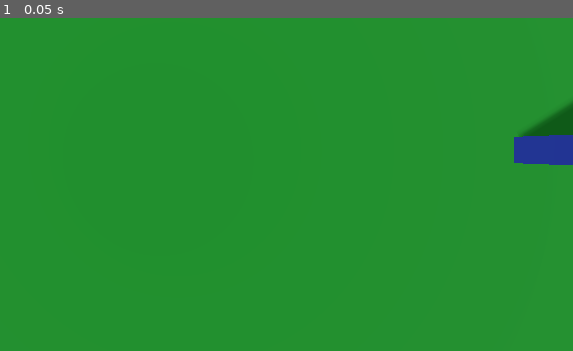
Above: before the commit, frame 1.
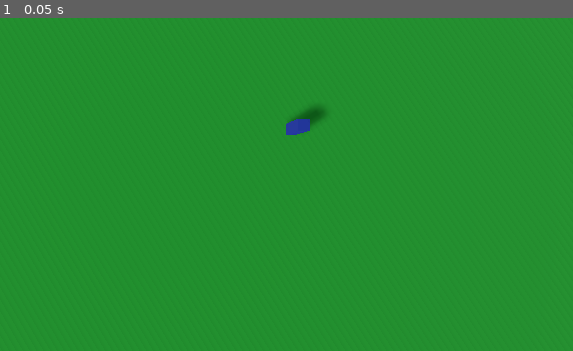
Above: after the commit, the same moment.

Repository: jarneson/monorepo
Game: Godot game, scene res://scenes/world.tscn
Same seed, same stepped clock (60 frames per second), same inputs: the game is played once before the commit and once after it. This scene is started directly instead of the project's main scene.
Inputs:
- Up to frame 1 (0.05 s): no input

The runs differ from the first frame. In frame 1, 1.7% of the frame differs, in the area x 49-100%, y 25-45%.
Error after the commit: Attempt to call function 'connect' in base 'null instance' on a null instance. (res://scripts/game/players.gd:14)

Commit message:
Automatic publish from private repository

Diff:
--- /dev/null
+++ b/multiplayer-survivors/scenes/abilities/slash.gd
@@ -0,0 +1,19 @@
+extends Spatial
+
+export var angle: float = 45
+export var duration: float = 0.3
+
+func _ready():
+	self.transform = self.transform.rotated(Vector3.UP, -deg2rad(angle))
+
+onready var lifetime = duration
+
+func _physics_process(delta):
+	lifetime -= delta
+	if lifetime <= 0:
+		queue_free()
+	else:
+		self.transform.basis = self.transform.basis.rotated(Vector3.UP, deg2rad(delta*2*angle/duration))
+
+func _on_Area_body_entered(body):
+	print(body)
--- /dev/null
+++ b/multiplayer-survivors/scenes/abilities/slash.tscn
@@ -0,0 +1,28 @@
+[gd_scene load_steps=4 format=2]
+
+[ext_resource path="res://scenes/abilities/slash.gd" type="Script" id=1]
+
+[sub_resource type="PlaneMesh" id=1]
+size = Vector2( 0.1, 3 )
+
+[sub_resource type="BoxShape" id=2]
+extents = Vector3( 0.05, 0.1, 1.5 )
+
+[node name="Slash" type="Spatial"]
+script = ExtResource( 1 )
+
+[node name="MeshInstance" type="MeshInstance" parent="."]
+transform = Transform( 1, 0, 0, 0, 1, 0, 0, 0, 1, 0, 1, -2.5 )
+mesh = SubResource( 1 )
+material/0 = null
+
+[node name="Area" type="Area" parent="."]
+transform = Transform( 1, 0, 0, 0, 1, 0, 0, 0, 1, 0, 1, 0 )
+collision_layer = 16
+collision_mask = 16
+
+[node name="CollisionShape" type="CollisionShape" parent="Area"]
+transform = Transform( 1, 0, 0, 0, 1, 0, 0, 0, 1, 0, 0, -2.5 )
+shape = SubResource( 2 )
+
+[connection signal="body_entered" from="Area" to="." method="_on_Area_body_entered"]
--- a/multiplayer-survivors/scenes/enemy.tscn
+++ b/multiplayer-survivors/scenes/enemy.tscn
@@ -18,6 +18,7 @@
 height = 0.4
 
 [node name="Enemy" type="KinematicBody" groups=["enemies"]]
+collision_layer = 17
 script = ExtResource( 3 )
 
 [node name="CollisionShape" type="CollisionShape" parent="."]
--- a/multiplayer-survivors/scenes/player.tscn
+++ b/multiplayer-survivors/scenes/player.tscn
@@ -1,8 +1,11 @@
-[gd_scene load_steps=8 format=2]
+[gd_scene load_steps=11 format=2]
 
 [ext_resource path="res://scripts/game/player_physics.gd" type="Script" id=1]
 [ext_resource path="res://scripts/game/player_inputs.gd" type="Script" id=2]
 [ext_resource path="res://scripts/game/player.gd" type="Script" id=3]
+[ext_resource path="res://scripts/game/ability_spawner.gd" type="Script" id=4]
+[ext_resource path="res://scenes/abilities/slash.tscn" type="PackedScene" id=5]
+[ext_resource path="res://scripts/game/player_abilities.gd" type="Script" id=6]
 
 [sub_resource type="CapsuleShape" id=1]
 height = 2.0
@@ -39,3 +42,11 @@
 
 [node name="Inputs" type="Node" parent="."]
 script = ExtResource( 2 )
+
+[node name="Abilities" type="Spatial" parent="."]
+script = ExtResource( 6 )
+
+[node name="Slash" type="Spatial" parent="Abilities"]
+script = ExtResource( 4 )
+scene = ExtResource( 5 )
+cooldown = 1.0
--- a/multiplayer-survivors/scenes/world.tscn
+++ b/multiplayer-survivors/scenes/world.tscn
@@ -44,10 +44,10 @@
 player_scene = ExtResource( 1 )
 
 [node name="Camera" type="Camera" parent="."]
-transform = Transform( 1, 0, 0, 0, -4.37114e-08, 1, 0, -1, -4.37114e-08, 0, 16.5144, 0 )
+transform = Transform( 1, 0, 0, 0, 0.0623723, 0.998053, 0, -0.998053, 0.0623723, 0, 40, 5 )
 script = ExtResource( 3 )
 
 [node name="Enemies" type="Spatial" parent="."]
 
 [node name="Enemy" parent="Enemies" instance=ExtResource( 4 )]
-transform = Transform( 1, 0, 0, 0, 1, 0, 0, 0, 1, 17.4915, 0, 0 )
+transform = Transform( 1, 0, 0, 0, 1, 0, 0, 0, 1, 14.2115, 0, 0 )
--- a/multiplayer-survivors/scripts/base_classes/networked_node.gd
+++ b/multiplayer-survivors/scripts/base_classes/networked_node.gd
@@ -8,7 +8,10 @@
 
 var trusted_peer: int = 1
 
+onready var network = get_tree().get_current_scene().get_node("Network")
+
 func _ready():
+	network.connect("player_disconnected", self, "end_connection")
 	rpc_id(1, "new_connection", my_peer_id)
 
 func _exit_tree():
@@ -23,8 +26,12 @@
 master func end_connection(peer_id):
 	print("%s erasing %s" % [name, peer_id])
 	connected_peers.erase(peer_id)
+	_end_connection(peer_id)
 
 master func _new_connection(_peer_id):
+	pass
+
+master func _end_connection(_peer_id):
 	pass
 
 puppetsync func _connected():
@@ -51,6 +58,7 @@
 		var data = _process_data(delta)
 		if not data:
 			return
+		_apply_process(data)
 		fan_out_unreliable("_apply_process", data)
 
 func _process_data(_delta):
@@ -64,6 +72,7 @@
 		var data = _physics_process_data(delta)
 		if not data:
 			return
+		_physics_process_data(data)
 		fan_out_unreliable("_apply_physics_process", data)
 
 func _physics_process_data(_delta):
--- /dev/null
+++ b/multiplayer-survivors/scripts/game/ability_spawner.gd
@@ -0,0 +1,21 @@
+extends NetworkedNode
+
+export var scene: PackedScene
+export var cooldown: float
+export var top_level: bool
+
+onready var abilities = get_parent()
+onready var next_cast = cooldown
+
+func _process_data(delta):
+	if next_cast <= 0:
+		abilities.trigger(scene)
+		next_cast += cooldown
+		return [next_cast]
+	return null
+
+puppet func _apply_process(args):
+	next_cast = args[0]
+
+func _process(delta):
+	next_cast -= delta
--- a/multiplayer-survivors/scripts/game/enemy.gd
+++ b/multiplayer-survivors/scripts/game/enemy.gd
@@ -8,5 +8,5 @@
 func _process(_delta):
 	if not get_tree().is_network_server():
 		return
-	if ai.target:
+	if ai.target and is_instance_valid(ai.target):
 		physics.velocity = (ai.target.global_transform.origin - global_transform.origin).normalized() * speed
--- a/multiplayer-survivors/scripts/game/player.gd
+++ b/multiplayer-survivors/scripts/game/player.gd
@@ -7,6 +7,7 @@
 
 onready var inputs = $Inputs
 onready var physics = $Physics
+onready var abilities = $Abilities
 
 func _physics_process(_delta):
 	if get_tree().is_network_server() || get_tree().get_network_unique_id() == owner_id:
--- /dev/null
+++ b/multiplayer-survivors/scripts/game/player_abilities.gd
@@ -0,0 +1,13 @@
+extends NetworkedNode
+
+func trigger(scene: PackedScene):
+	if is_server:
+		fan_out("_spawn_ability", [scene.resource_path])
+		_spawn_ability_scene(scene)
+
+remote func _spawn_ability(args):
+	var res = args[0]
+	_spawn_ability_scene(load(res))
+
+func _spawn_ability_scene(sc):
+	add_child(sc.instance())
--- a/multiplayer-survivors/scripts/game/players.gd
+++ b/multiplayer-survivors/scripts/game/players.gd
@@ -4,14 +4,16 @@
 
 var players = {}
 
-func _ready():
-	print("ready!")
-
 func _new_connection(peer_id):
 	for existing_id in connected_peers:
 		rpc_id(peer_id, "spawn_player", [existing_id])
 	spawn_player([peer_id])
 	fan_out("spawn_player", [peer_id])
+
+func _end_connection(peer_id):
+	players.erase(peer_id)
+	fan_out("remove_player", [peer_id])
+	remove_player([peer_id])
 
 puppetsync func spawn_player(args):
 	var client_id = args[0]
@@ -24,3 +26,8 @@
 	n.name = name
 	n.owner_id = client_id
 	add_child(n)
+
+puppet func remove_player(args):
+	var node = get_node_or_null("player_%s" % args[0])
+	if node:
+		node.queue_free()
--- a/multiplayer-survivors/scripts/game_camera.gd
+++ b/multiplayer-survivors/scripts/game_camera.gd
@@ -16,4 +16,4 @@
 		return
 
 	global_transform.origin.x = focus.global_transform.origin.x
-	global_transform.origin.z = focus.global_transform.origin.z
+	global_transform.origin.z = focus.global_transform.origin.z + 5
--- a/multiplayer-survivors/scripts/networking/networking.gd
+++ b/multiplayer-survivors/scripts/networking/networking.gd
@@ -6,6 +6,8 @@
 const MAX_PEERS = 20
 
 signal network_ready
+
+signal player_disconnected(peer_id)
 
 var player_name: String
 
@@ -25,6 +27,7 @@
 
 func _player_disconnected(id):
 	print("player_disconnected: %s" % [id])
+	emit_signal("player_disconnected", id)
 
 func _connected_to_server():
 	emit_signal("network_ready")
